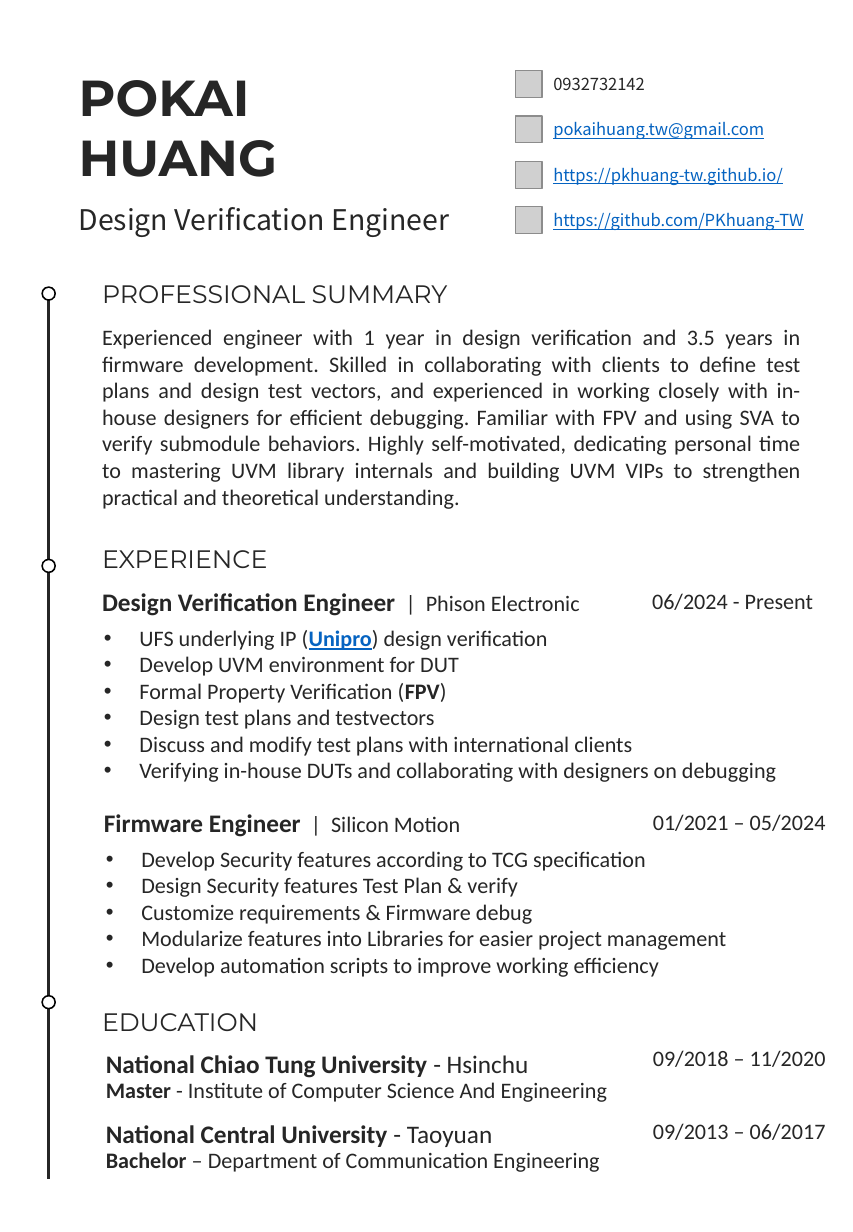
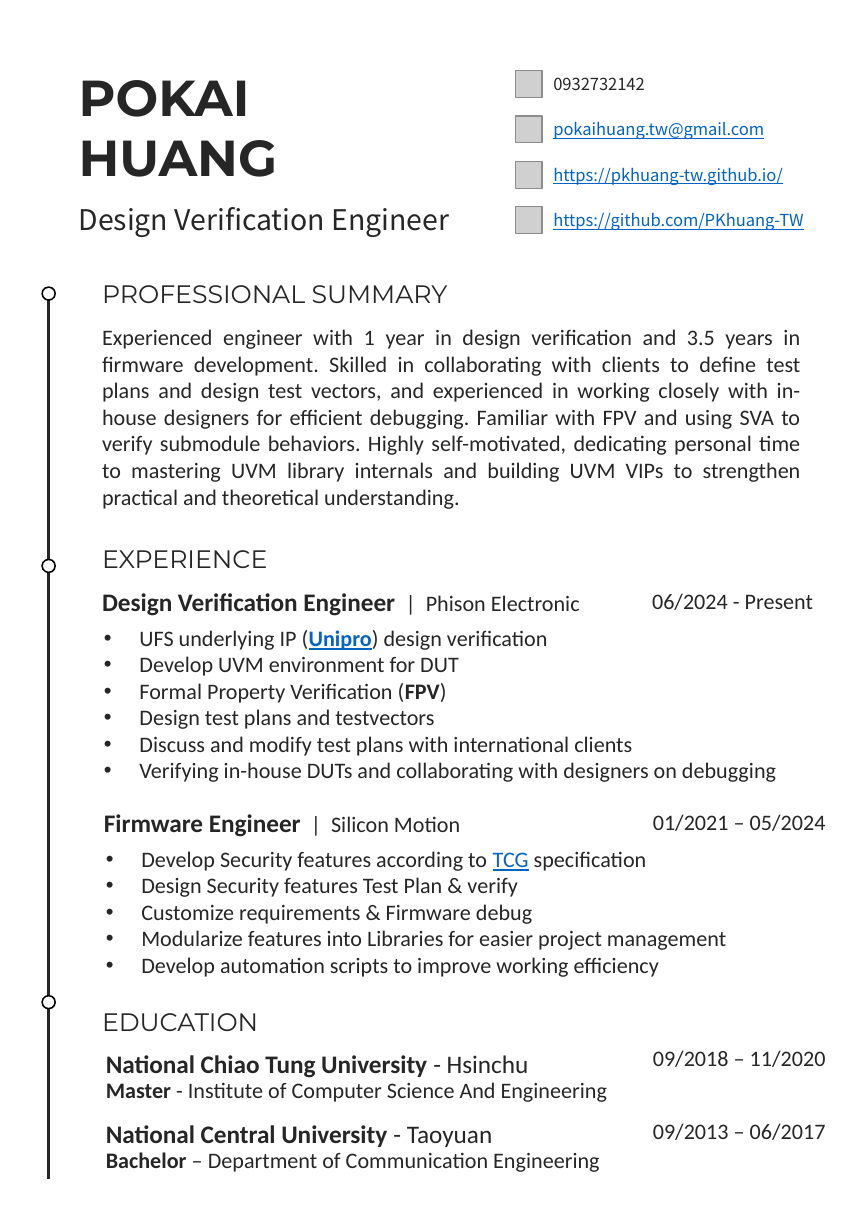
Before and after one commit to PKhuang-TW/HexoCV, a slide deck: slide 1 of public/attaches/PKHuang_Resume.pptx. Drawn at 853x1232 pixels with LibreOffice and Linux fonts; fonts in the diff are those of the drawing; grey boxes stand for pictures. Boxes give left, top, right and bottom in pixels: in the first picture for what was removed or moved away, otherwise in the second. Text is boxed around its words. In the diff, an @@ line names an element or a change of style, - is before the commit and + after.

```diff
--- a/public/attaches/PKHuang_Resume.pptx
+++ b/public/attaches/PKHuang_Resume.pptx
@@ text at <box>141,851,647,871</box>: text colour #262626 to #0563C1, underline on in "TCG" @@
```
Also in this commit, not shown: 1 other file.
